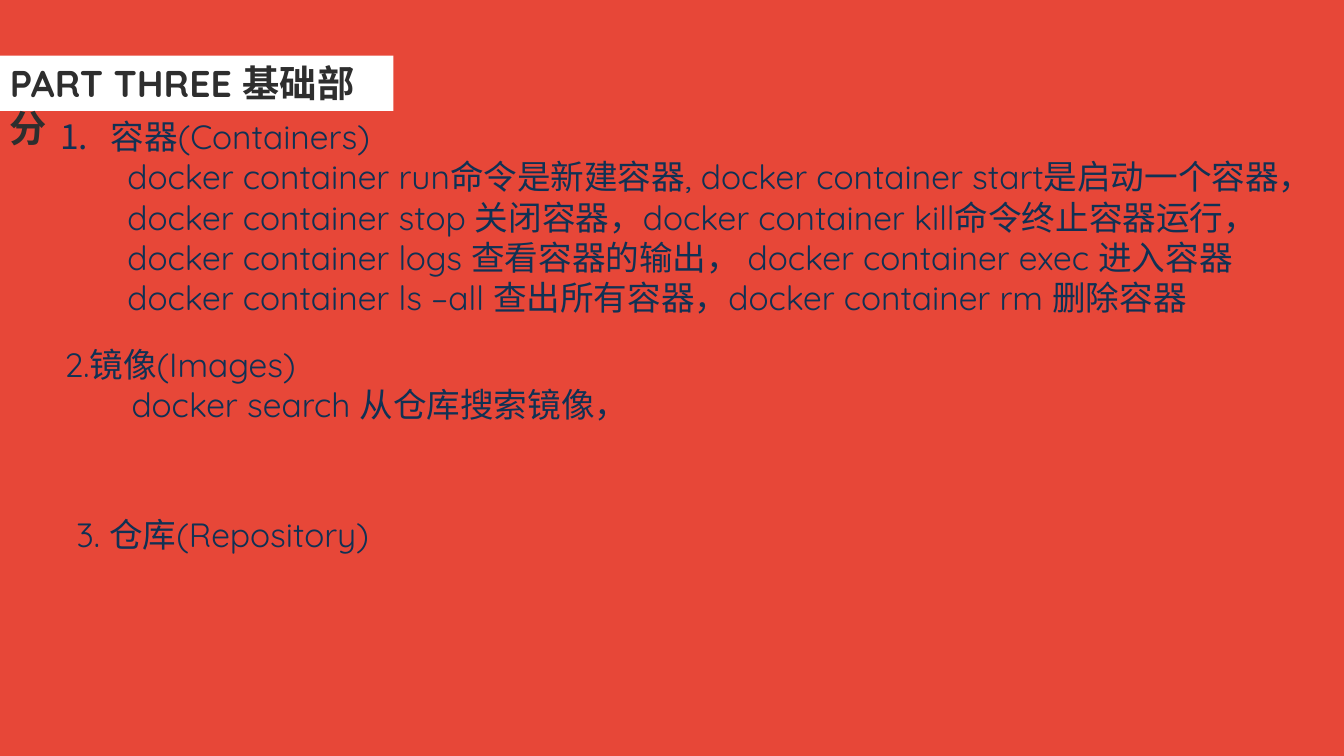
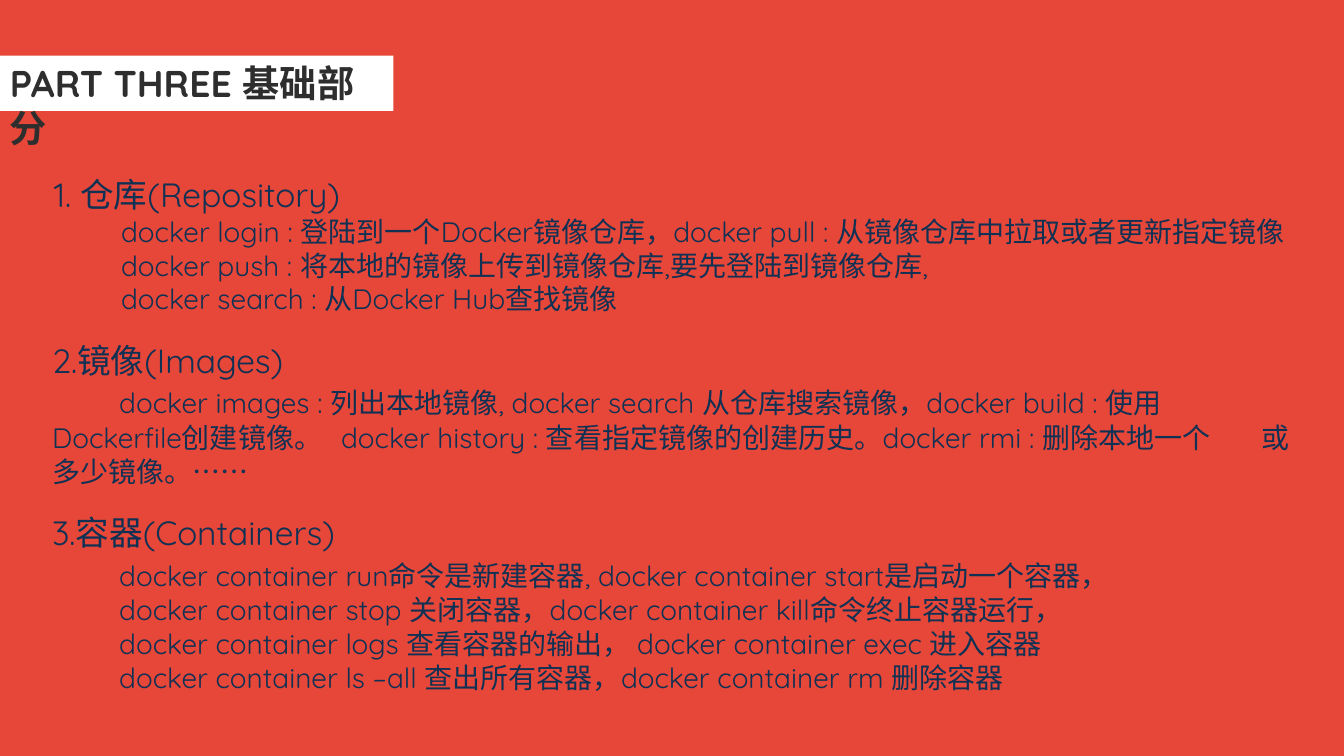
Before and after one commit to Linda-Tan/hello-world, a slide deck: slide 13 of config-repo/技术分享.pptx. Drawn at 1344x756 pixels with LibreOffice and Linux fonts; fonts in the diff are those of the drawing. Boxes give left, top, right and bottom in pixels: in the first picture for what was removed or moved away, otherwise in the second. Text is boxed around its words. In the diff, an @@ line names an element or a change of style, - is before the commit and + after.

```diff
--- a/config-repo/技术分享.pptx
+++ b/config-repo/技术分享.pptx
@@ text at bbox=[54, 179, 1285, 312]: text changed; size 24 to 20 pt @@
-3. 仓库(Repository)
+1. 仓库(Repository)
+docker login : 登陆到一个Docker镜像仓库，docker pull : 从镜像仓库中拉取或者更新指定镜像
+docker push : 将本地的镜像上传到镜像仓库,要先登陆到镜像仓库,
+docker search : 从Docker Hub查找镜像
@@ text removed at bbox=[852, 167, 902, 215] @@
-56%
@@ text "2.镜像(Images)": place and size @@
-text "2.镜像(Images)" at bbox=[64, 348, 629, 421]
+text "2.镜像(Images)" at bbox=[52, 344, 1210, 485]
@@ text at bbox=[52, 389, 1210, 485]: text changed; size 24 to 20 pt @@
-docker search 从仓库搜索镜像，
+docker images : 列出本地镜像, docker search 从仓库搜索镜像，docker build : 使用 Dockerfile创建镜像。 docker history : 查看指定镜像的创建历史。docker rmi : 删除本地一个 或多少镜像。……
@@ text "3.容器(Containers)": place and size @@
-text "3.容器(Containers)" at bbox=[111, 120, 1312, 314]
+text "3.容器(Containers)" at bbox=[52, 516, 1108, 691]
@@ text at bbox=[52, 516, 335, 552]: text changed @@
-1. 容器(Containers)
+3.容器(Containers)
@@ text at bbox=[119, 562, 1108, 691]: size 24 to 20 pt @@
```
Also in this commit, not shown: 1 other slide changed, 3 other files.
